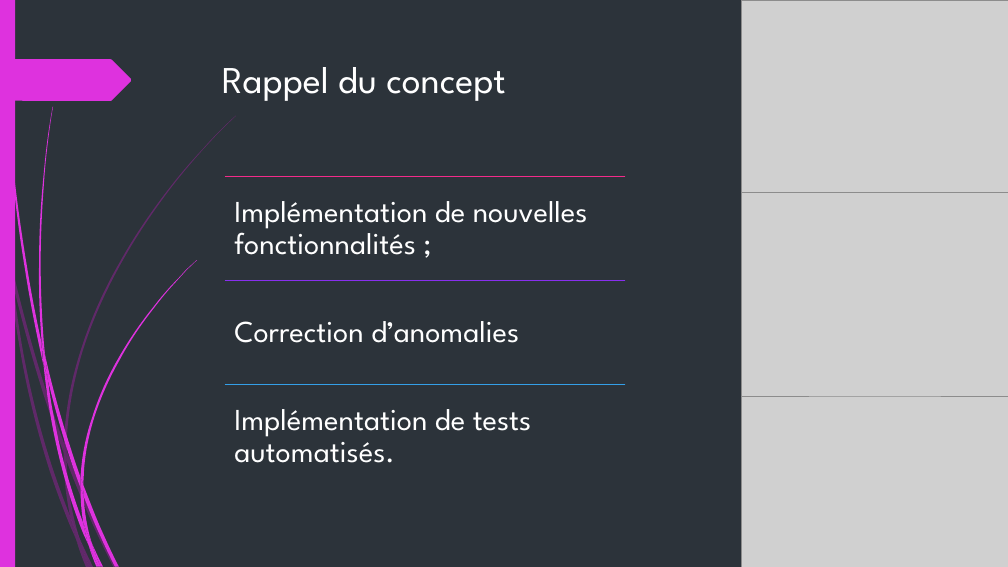
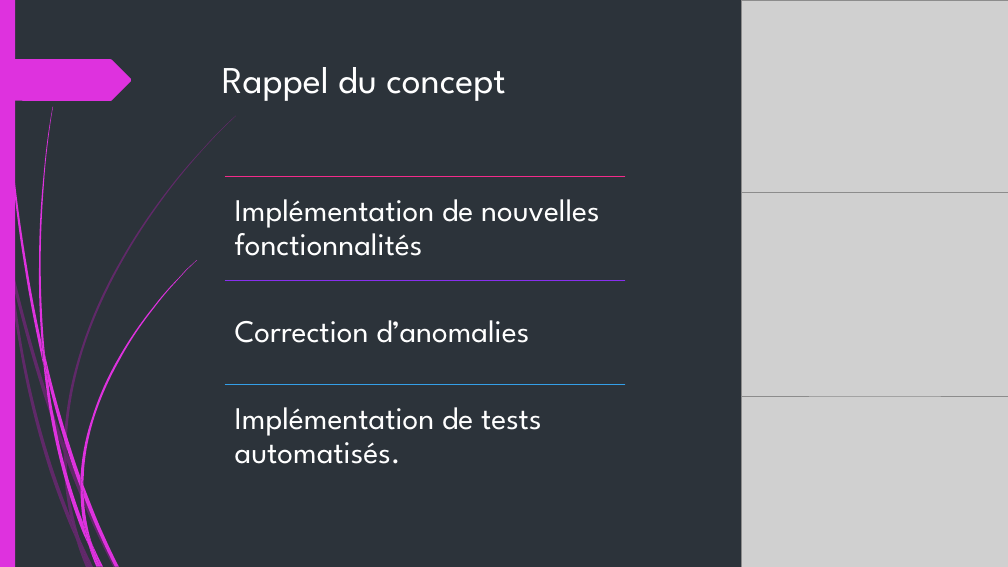
Before and after one commit to avamdui/TODOLIST, a slide deck: slide 2 of Documentation/TODO.pptx. Drawn at 1008x567 pixels with LibreOffice and Linux fonts; fonts in the diff are those of the drawing; grey boxes stand for pictures. Boxes give left, top, right and bottom in pixels: in the first picture for what was removed or moved away, otherwise in the second. Text is boxed around its words. In the diff, an @@ line names an element or a change of style, - is before the commit and + after.

```diff
--- a/Documentation/TODO.pptx
+++ b/Documentation/TODO.pptx
@@ text at [235, 199, 600, 256]: text changed; size 29 to 30 pt @@
-Implémentation de nouvelles fonctionnalités ;
+Implémentation de nouvelles fonctionnalités
@@ text "Correction d’anomalies" at [235, 320, 529, 343]: size 29 to 30 pt @@
@@ text "Implémentation de tests automatisés." at [235, 407, 541, 464]: size 29 to 30 pt @@
```
Also in this commit, not shown: 4 other slides changed, 1 slide added, 5 other files.
